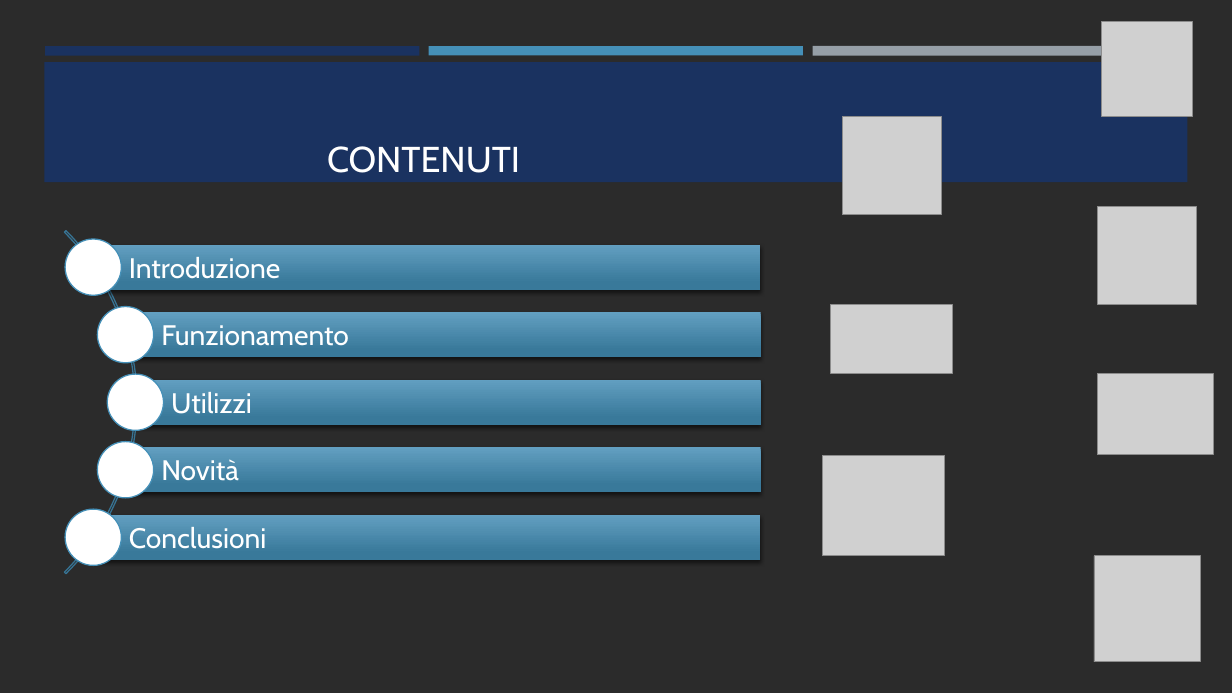
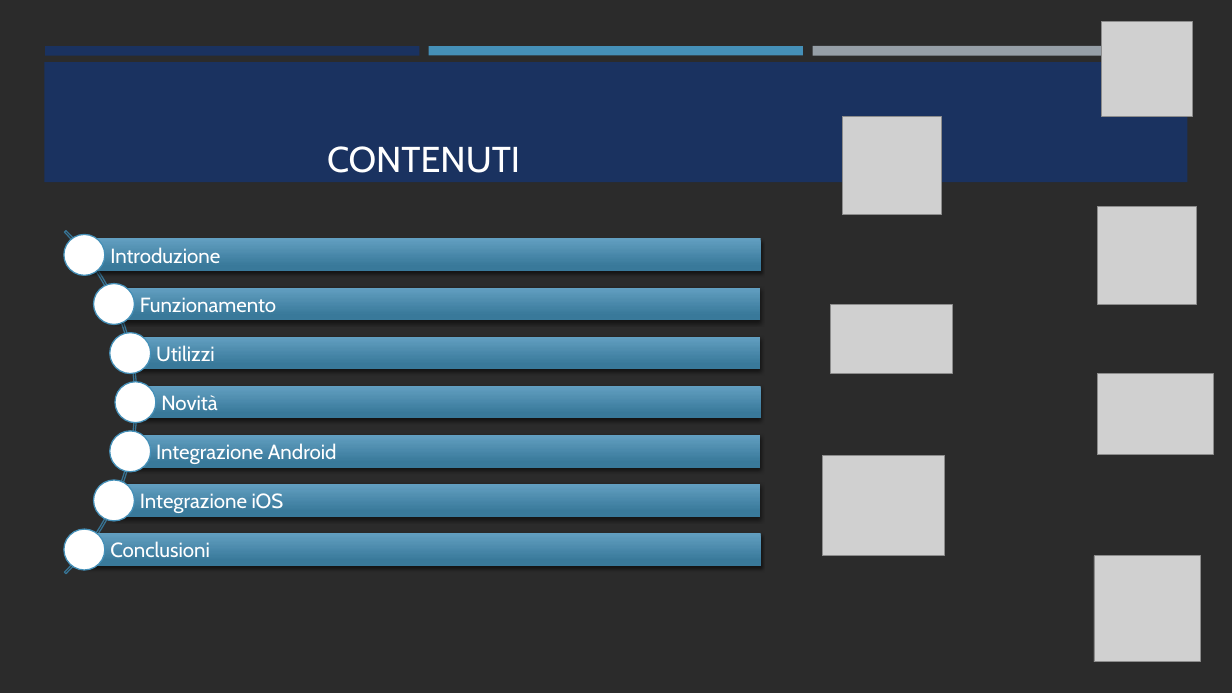
Before and after one commit to AndreaBedei1/Relazione-NFC, a slide deck: slide 2 of Presentazione_NFC/NFC.pptx. Drawn at 1232x693 pixels with LibreOffice and Linux fonts; fonts in the diff are those of the drawing; grey boxes stand for pictures; background and template pictures are left out; a plain dark background stands for a picture behind light text. Boxes give left, top, right and bottom in pixels: in the first picture for what was removed or moved away, otherwise in the second. Text is boxed around its words. In the diff, an @@ line names an element or a change of style, - is before the commit and + after.

Commit message:
Add slides on Android integration and iOS integration

```diff
--- a/Presentazione_NFC/NFC.pptx
+++ b/Presentazione_NFC/NFC.pptx
@@ ellipse: place and size @@
-ellipse at <box>65,239,121,296</box>
+ellipse at <box>64,235,104,275</box>
@@ text "Introduzione": place and size @@
-text "Introduzione" at <box>129,257,280,278</box>
+text "Introduzione" at <box>110,247,220,263</box>
@@ rectangle: place and size @@
-rectangle at <box>93,245,761,290</box>
+rectangle at <box>84,238,761,271</box>
@@ text "Funzionamento": place and size @@
-text "Funzionamento" at <box>161,325,349,345</box>
+text "Funzionamento" at <box>140,297,276,312</box>
@@ ellipse: place and size @@
-ellipse at <box>97,307,153,363</box>
+ellipse at <box>110,333,151,373</box>
@@ text "Utilizzi": place and size @@
-text "Utilizzi" at <box>171,392,252,414</box>
+text "Utilizzi" at <box>156,345,215,361</box>
@@ rectangle: place and size @@
-rectangle at <box>126,312,761,358</box>
+rectangle at <box>130,336,761,369</box>
@@ ellipse: place and size @@
-ellipse at <box>107,374,164,431</box>
+ellipse at <box>115,382,155,422</box>
@@ size 22 to 16 pt; less space between paragraphs in 5 elements at <box>110,541,210,557</box>, <box>110,247,220,263</box>, <box>140,297,276,312</box>, <box>156,345,215,361</box>, <box>161,395,217,410</box> @@
@@ text "Novità": place and size @@
-text "Novità" at <box>161,459,239,480</box>
+text "Novità" at <box>161,395,217,410</box>
@@ rectangle: place and size @@
-rectangle at <box>136,380,762,425</box>
+rectangle at <box>136,386,762,419</box>
@@ ellipse: place and size @@
-ellipse at <box>97,442,153,498</box>
+ellipse at <box>110,431,151,471</box>
@@ rectangle: place and size @@
-rectangle at <box>126,447,761,493</box>
+rectangle at <box>130,435,761,468</box>
@@ group added at <box>93,284,761,520</box>: 2 rectangles, 2 ellipses, 2 texts @@
+Integrazione Android
+Integrazione iOS
@@ ellipse: place and size @@
-ellipse at <box>65,509,121,566</box>
+ellipse at <box>64,530,104,570</box>
@@ text "Conclusioni": place and size @@
-text "Conclusioni" at <box>129,527,266,549</box>
+text "Conclusioni" at <box>110,541,210,557</box>
@@ rectangle: place and size @@
-rectangle at <box>93,515,761,560</box>
+rectangle at <box>84,533,761,566</box>
```
Also in this commit, not shown: 7 slides added.
